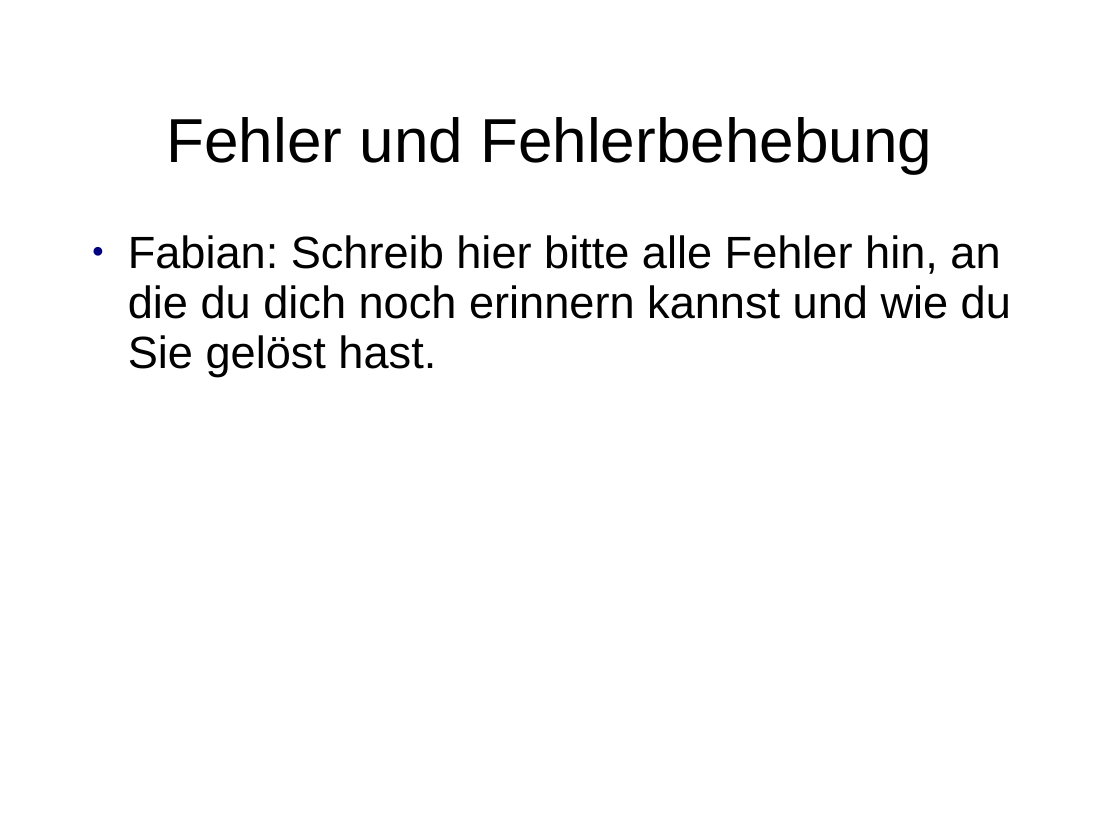
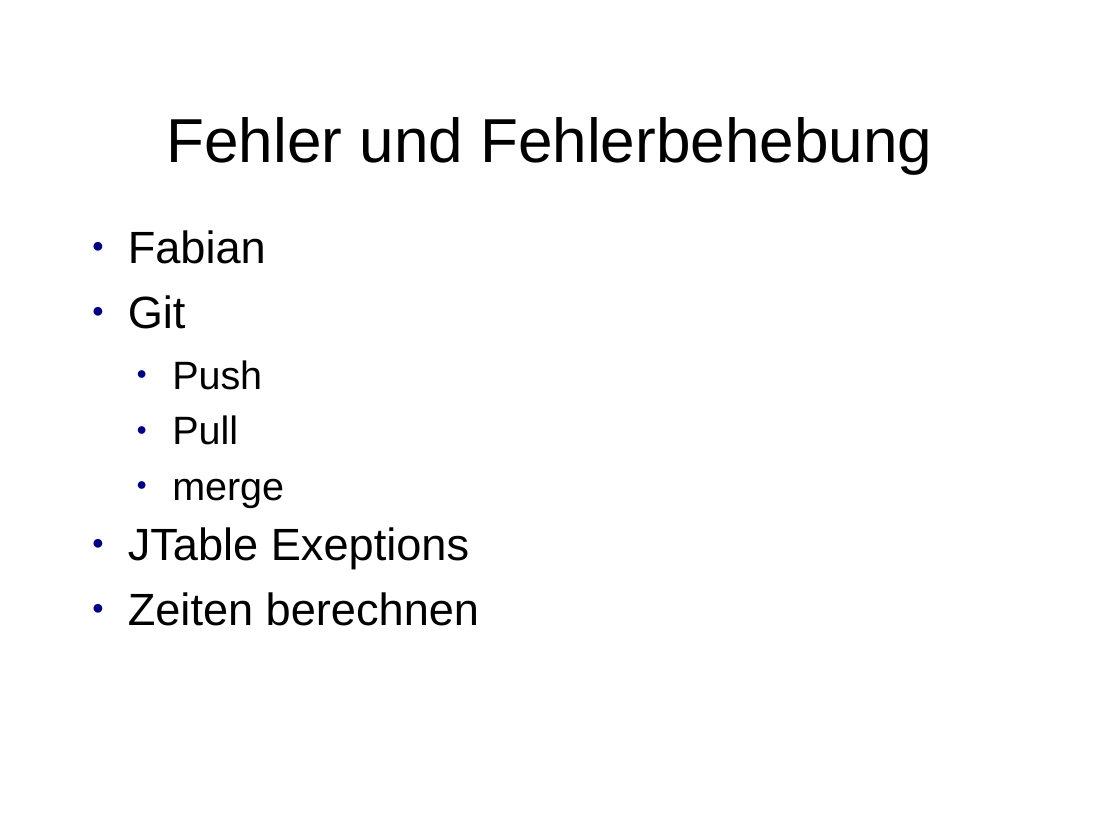
Before and after one commit to ShaniaAllhusen/Mittelstufenprojekt, a slide deck: slide 21 of Projekt-Präsentation.ppt. Drawn at 1120x840 pixels with LibreOffice and Linux fonts; fonts in the diff are those of the drawing. Boxes give left, top, right and bottom in pixels: in the first picture for what was removed or moved away, otherwise in the second. Text is boxed around its words. In the diff, an @@ line names an element or a change of style, - is before the commit and + after.

```diff
--- a/Projekt-Präsentation.ppt
+++ b/Projekt-Präsentation.ppt
@@ text at bbox=[128, 230, 479, 626]: text changed @@
-● Fabian: Schreib hier bitte alle Fehler hin, an die du dich noch erinnern kannst und wie du Sie gelöst hast.
+● Fabian
+● Git
+  ● Push
+  ● Pull
+  ● merge
+● JTable Exeptions
+● Zeiten berechnen
```
Also in this commit, not shown: 3 other slides changed.
